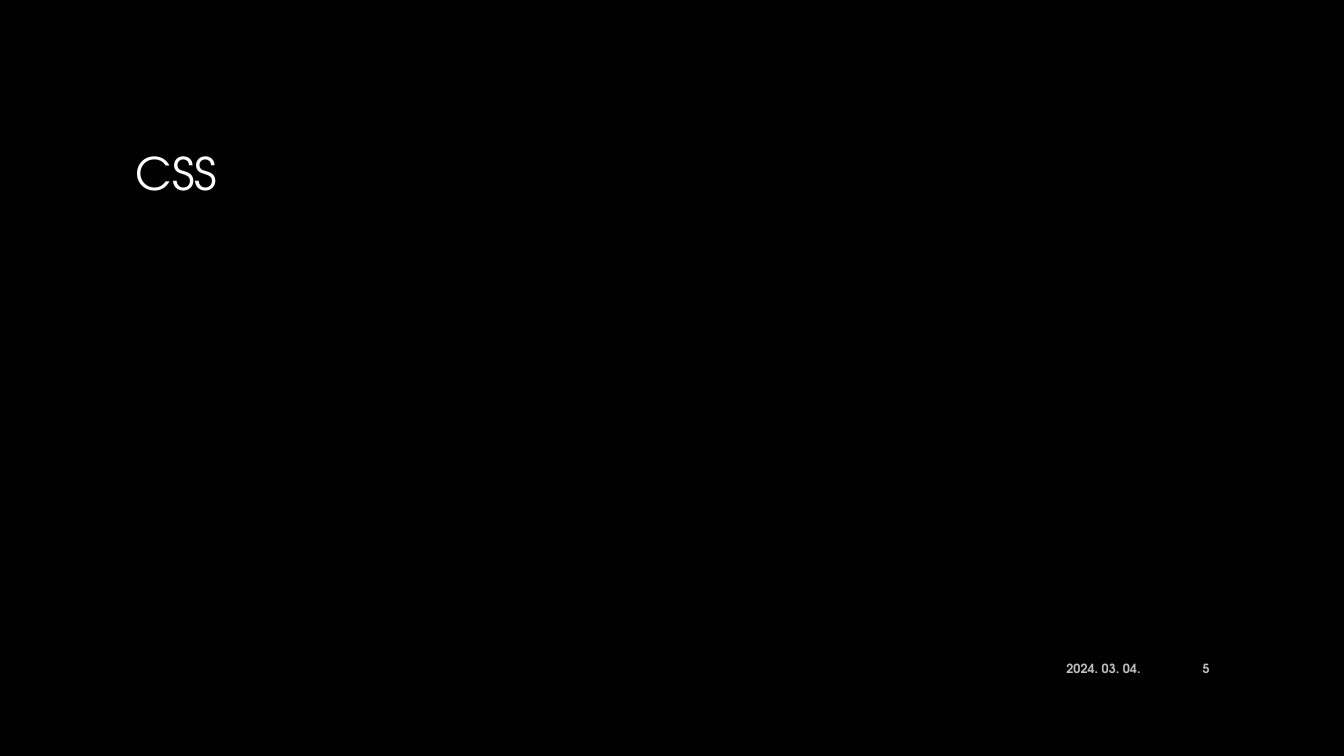
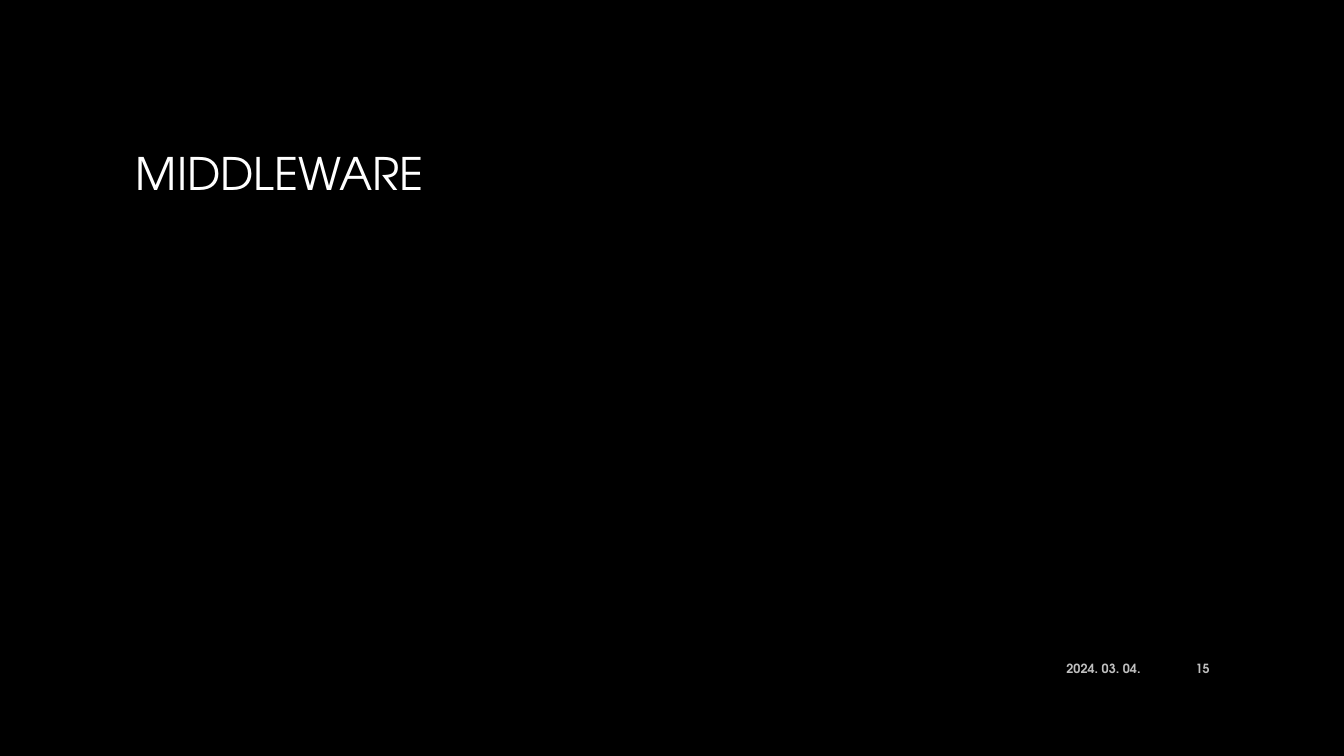
Before and after one commit to gereyl/html-portfolio, a slide deck: slide 15 of Eloadas.pptx (slide 5 before the commit). Drawn at 1344x756 pixels with LibreOffice and Linux fonts; fonts in the diff are those of the drawing; background and template pictures are left out. Boxes give left, top, right and bottom in pixels: in the first picture for what was removed or moved away, otherwise in the second. Text is boxed around its words. In the diff, an @@ line names an element or a change of style, - is before the commit and + after.

```diff
--- a/Eloadas.pptx
+++ b/Eloadas.pptx
@@ title at (x1=136, y1=157, x2=424, y2=190): text changed @@
-CSS
+MIDDLEWARE
@@ page number at (x1=1196, y1=663, x2=1210, y2=673): text changed @@
-5
+15
```
Also in this commit, not shown: 8 other slides changed, 3 slides added, 1 other file.
